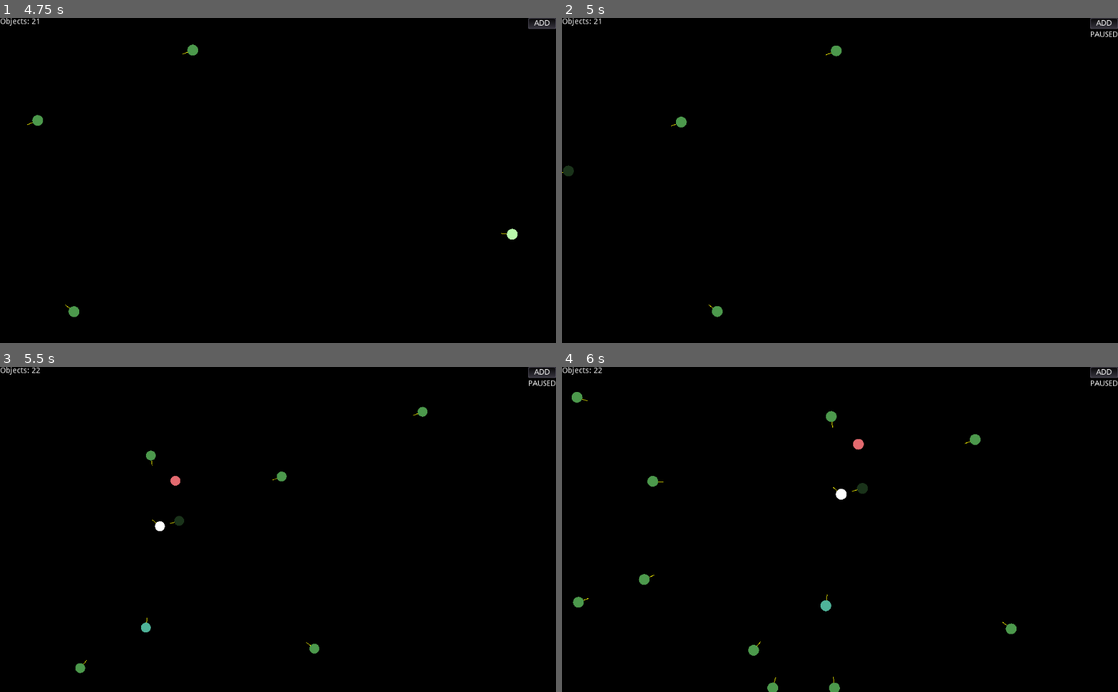
Above: before the commit, frames 1-4 (two rows, left to right).
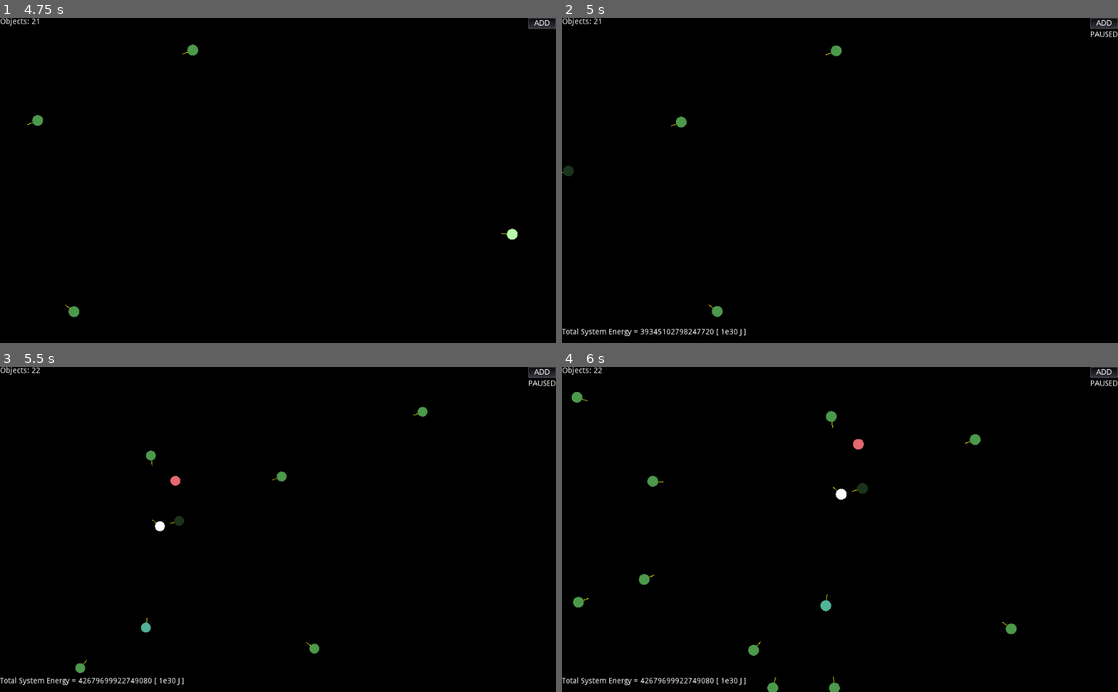
Above: after the commit, the same moments.

Repository: NuclearPhoenixx/n-body-problem
Game: Godot game, scene res://main.tscn
Two runs of this game, one before a commit and one after it. Both use one fixed random seed, a clock stepped at 60 frames per second and the inputs below.
Inputs (mouse positions are in pixels of both pictures, inside the frame that each line leads up to):
- Up to frame 1 (4.75 s): move the mouse to (278, 180) at 0.52 s; hold Right (ui_right) 0.53-1.25 s; hold Mouse wheel up (camera_zin) 0.53-1.25 s; click (278, 180) at 0.77 s; click "ADD" at 1.25 s; move the mouse to (61, 222) at 2.02 s; hold Down (ui_down) 2.03-2.78 s; tap Mouse wheel down (camera_zout) at 2.1, 3.6 s; click (61, 222) at 2.27 s; move the mouse to (211, 141) at 2.77 s; hold Right (ui_right) 2.78-3.53 s; hold Mouse wheel up (camera_zin) 2.78-3.53 s; move the mouse to (250, 245) at 3.52 s; hold Up (ui_up) 3.53-4.28 s; click (250, 245) at 3.77 s; tap Enter at 4.25 s; move the mouse to (444, 229) at 4.27 s; hold Left (ui_left) from 4.28 s (still down); hold Mouse wheel up (camera_zin) from 4.28 s (still down); click (444, 229) at 4.52 s
- Up to frame 2 (5 s): keep holding Left (ui_left); keep holding Mouse wheel up (camera_zin); tap P (pause) at 4.9 s
- Up to frame 3 (5.5 s): keep holding Left (ui_left); move the mouse to (111, 480) at 5.02 s; release Mouse wheel up (camera_zin) at 5.03 s; tap Mouse wheel down (camera_zout) at 5.1 s; click (111, 480) at 5.27 s
- Up to frame 4 (6 s): move the mouse to (867, 529) at 5.77 s; release Left (ui_left) at 5.78 s; hold Down (ui_down) from 5.78 s (still down); hold Mouse wheel up (camera_zin) from 5.78 s (still down)

Frame 1 is identical in both runs. In frame 2, 0.3% of the frame differs, in the area x 0-33%, y 95-98%; in frame 3, 0.3%; in frame 4, 0.3%.

Commit message:
start work on system energy counter (debugging)

Diff:
--- a/main.tscn
+++ b/main.tscn
@@ -9,6 +9,7 @@
 [ext_resource path="res://src/gui/delete.gd" type="Script" id=7]
 [ext_resource path="res://src/gui/add_object.gd" type="Script" id=8]
 [ext_resource path="res://src/gui/pause_indicator.gd" type="Script" id=9]
+[ext_resource path="res://src/gui/system_energy.gd" type="Script" id=10]
 
 [sub_resource type="InputEventAction" id=1]
 action = "delete"
@@ -116,6 +117,19 @@
 margin_right = 51.0
 margin_bottom = 14.0
 text = "PAUSED"
+
+[node name="CenterContainer" type="CenterContainer" parent="Interface"]
+anchor_top = 1.0
+anchor_bottom = 1.0
+margin_top = -40.0
+margin_right = 40.0
+
+[node name="SystemEnergy" type="Label" parent="Interface/CenterContainer"]
+margin_left = 20.0
+margin_top = 13.0
+margin_right = 20.0
+margin_bottom = 27.0
+script = ExtResource( 10 )
 [connection signal="gui_input" from="Interface/Stats/VBoxContainer/HBoxContainer/Button" to="Interface/Stats/VBoxContainer/HBoxContainer/Button" method="_on_Button_gui_input"]
 [connection signal="pressed" from="Interface/Stats/VBoxContainer/HBoxContainer/Button" to="Interface/Stats/VBoxContainer/HBoxContainer/Button" method="_on_Button_pressed"]
 
--- /dev/null
+++ b/src/gui/system_energy.gd
@@ -0,0 +1,19 @@
+extends Label
+
+var c = 299792458
+
+func lorentz(v):
+	return 1 / sqrt(1 - pow( v.length()/c ,2))
+
+func _process(delta):
+	if get_tree().paused: #if paused calculate potential energy
+		show()
+		var energy = 0
+
+		for o in get_tree().get_nodes_in_group("objects"):
+			energy += o.mass * c * sqrt( pow(c,2) + pow(o.v.dot(o.v) * lorentz(o.v), 2))
+			#+ CALCULATE POTENTIAL ENERGY. ONLY KINETIC AND REST ENERGY RIGHT NOW
+
+		text = "Total System Energy = " + str(stepify(energy/1e30,1)) + " [ 1e30 J ]"
+	else:
+		hide()
Not shown: 1 places in main.tscn that only renumber resources
